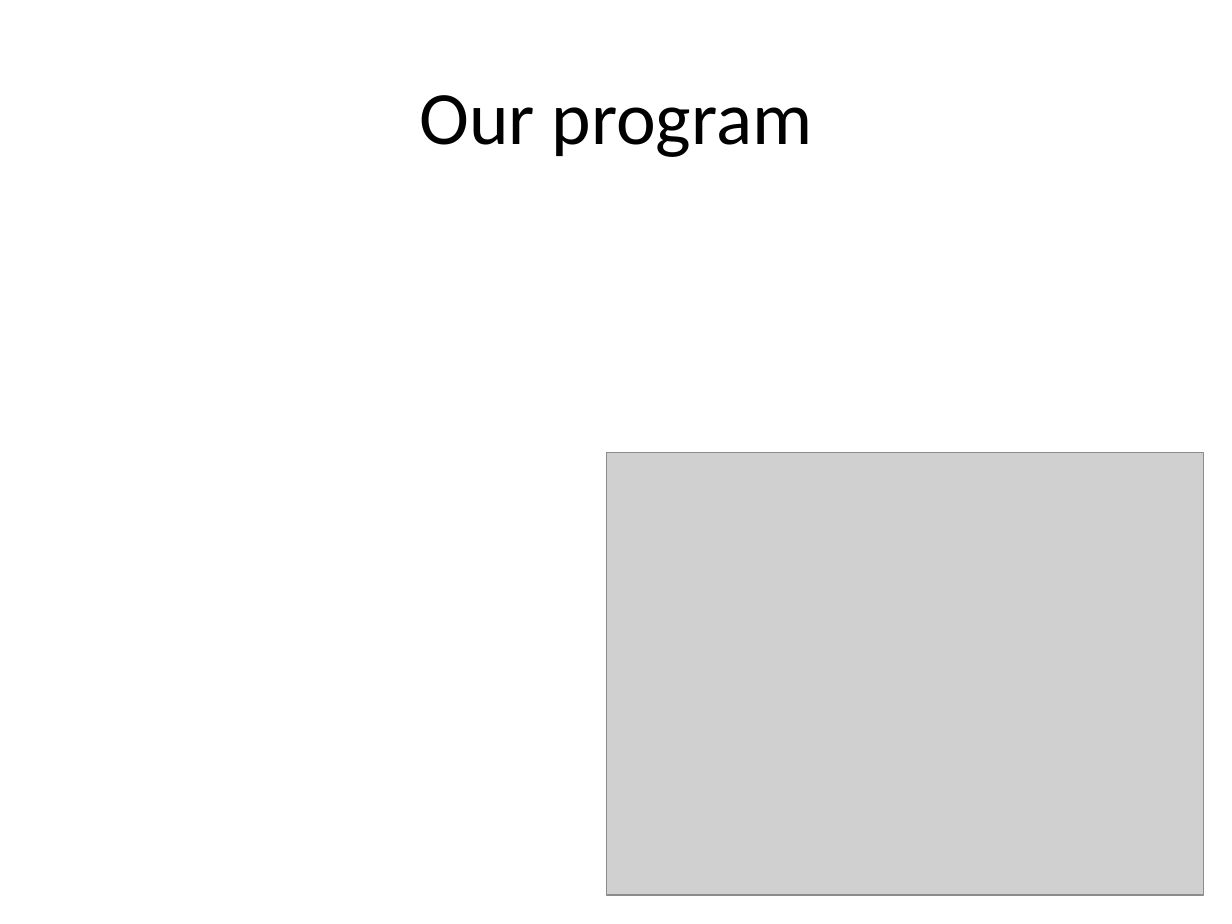
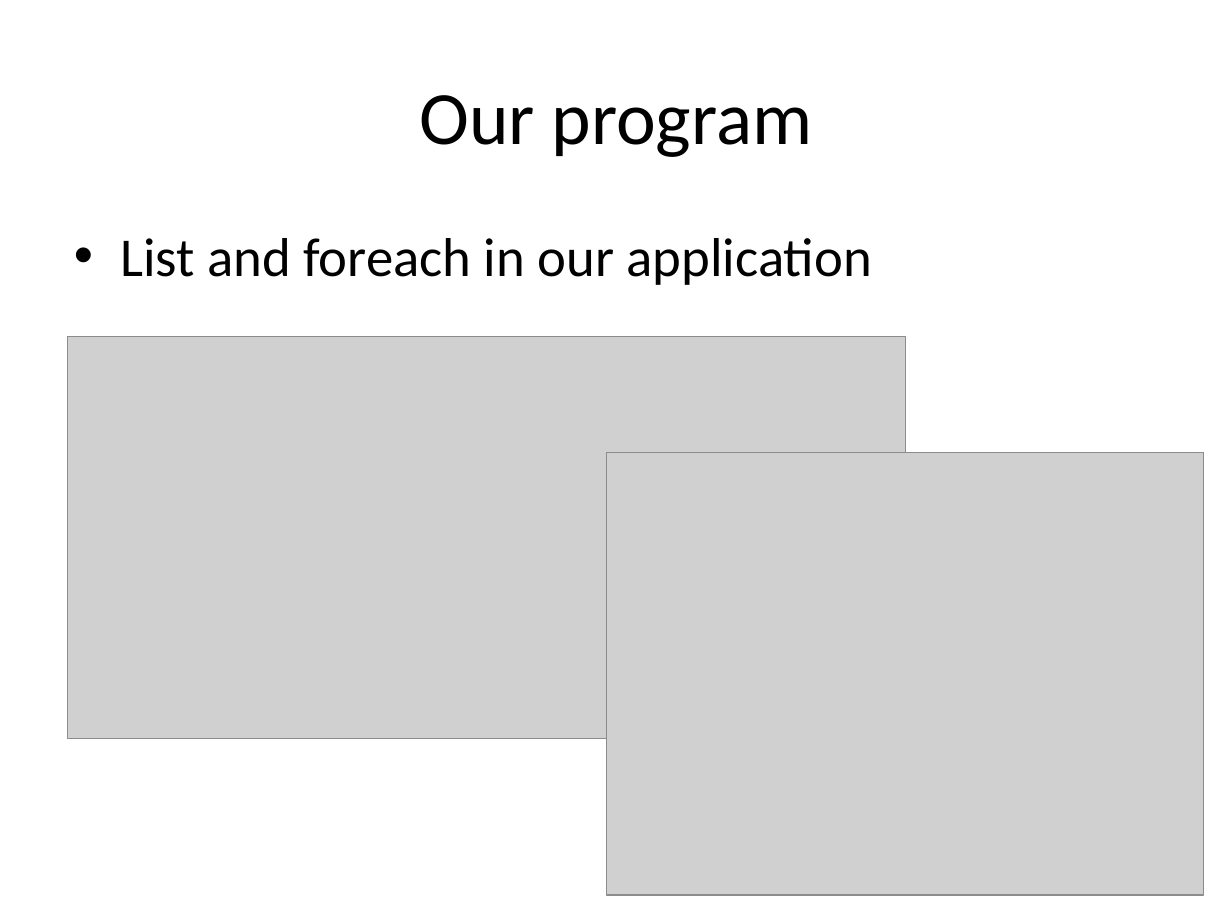
Before and after one commit to isurup/kalle-martin-group, a slide deck: slide 10 of OOPExam/03 Arrays and Collections.pptx (slide 9 before the commit). Drawn at 1232x924 pixels with LibreOffice and Linux fonts; fonts in the diff are those of the drawing; grey boxes stand for pictures. Boxes give left, top, right and bottom in pixels: in the first picture for what was removed or moved away, otherwise in the second. Text is boxed around its words. In the diff, an @@ line names an element or a change of style, - is before the commit and + after.

```diff
--- a/OOPExam/03 Arrays and Collections.pptx
+++ b/OOPExam/03 Arrays and Collections.pptx
@@ text added at box(120, 238, 872, 285), 32 pt, text #000000 @@
+• List and foreach in our application
@@ picture added at box(68, 336, 906, 738) @@
```
Also in this commit, not shown: 2 other slides changed, 5 slides added, 5 slides removed.
